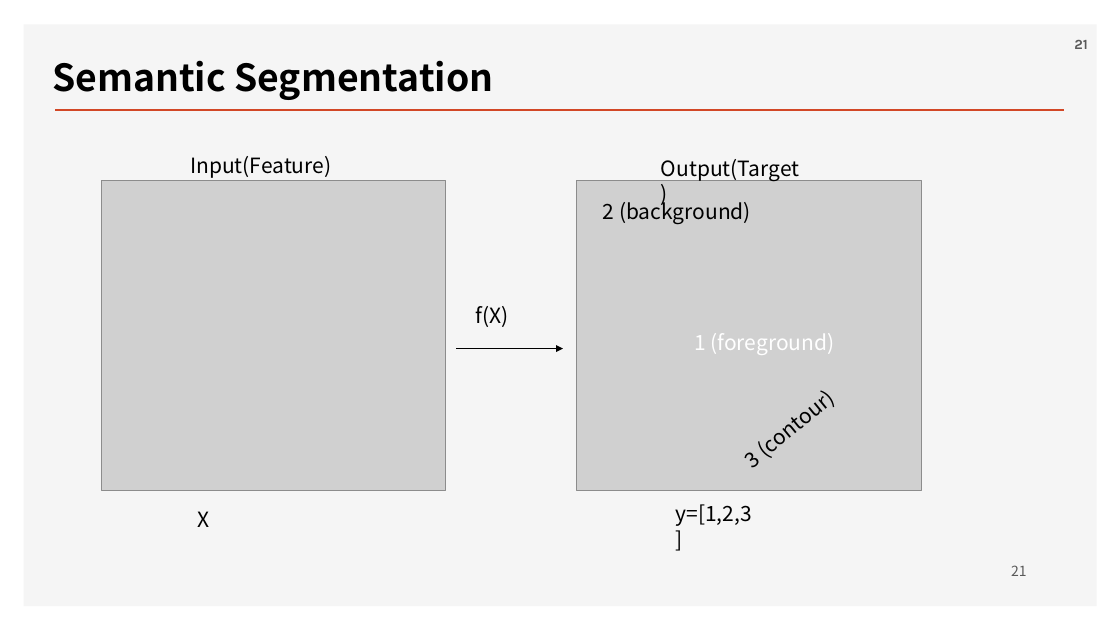
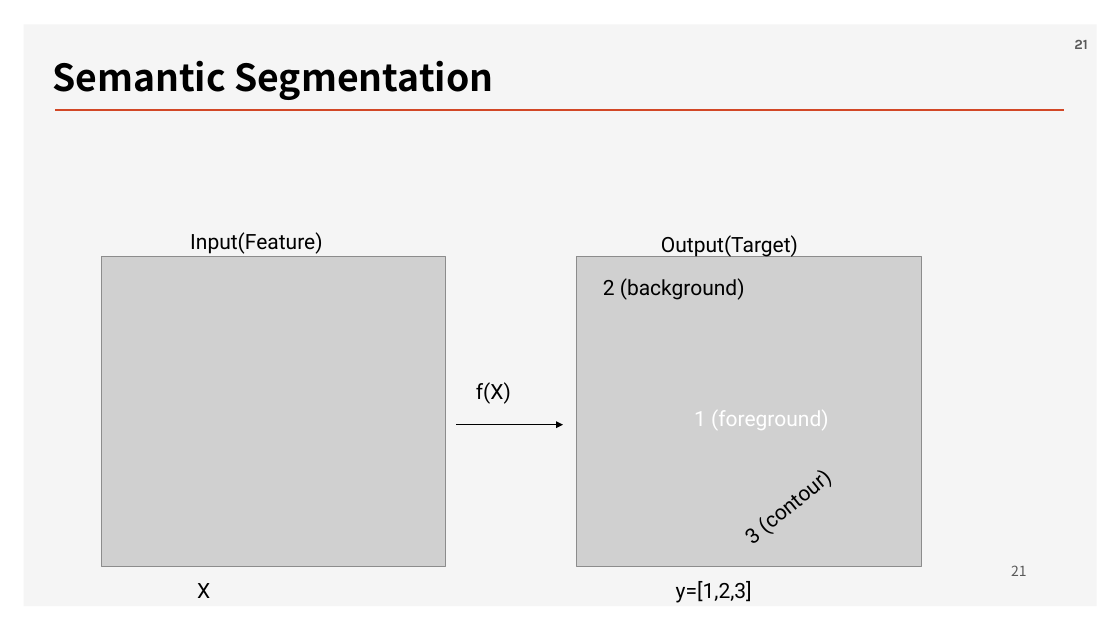
Before and after one commit to ancestor9/2026_Fall_Deep-Learning-with-Python, a slide deck: slide 21 of Chapter 11 Image segmentation.pptx. Drawn at 1120x630 pixels with LibreOffice and Linux fonts; fonts in the diff are those of the drawing; grey boxes stand for pictures; background and template pictures are left out. Boxes give left, top, right and bottom in pixels: in the first picture for what was removed or moved away, otherwise in the second. Text is boxed around its words. In the diff, an @@ line names an element or a change of style, - is before the commit and + after.

```diff
--- a/Chapter 11 Image segmentation.pptx
+++ b/Chapter 11 Image segmentation.pptx
@@ text "Output(Target)": place and size @@
-text "Output(Target)" at bbox=[661, 159, 799, 181]
+text "Output(Target)" at bbox=[661, 235, 798, 257]
@@ 5 texts, 2 pictures, 1 arrow: place and size @@
-5 texts, 2 pictures, 1 arrow at bbox=[102, 156, 922, 491]
+5 texts, 2 pictures, 1 arrow at bbox=[102, 232, 922, 566]
@@ text "X": place and size @@
-text "X" at bbox=[197, 511, 209, 527]
+text "X" at bbox=[197, 583, 210, 598]
@@ font Noto Sans CJK KR to Roboto in 8 elements at bbox=[197, 583, 210, 598], bbox=[190, 232, 322, 254], bbox=[753, 525, 762, 543], bbox=[476, 382, 511, 404], bbox=[603, 278, 745, 300], bbox=[694, 410, 828, 430], bbox=[661, 235, 798, 257], bbox=[676, 581, 752, 603] @@
@@ text "y=[1,2,3]": place and size @@
-text "y=[1,2,3]" at bbox=[676, 504, 752, 526]
+text "y=[1,2,3]" at bbox=[676, 581, 752, 603]
```
Also in this commit, not shown: 1 other slide changed, 2 slides added.
